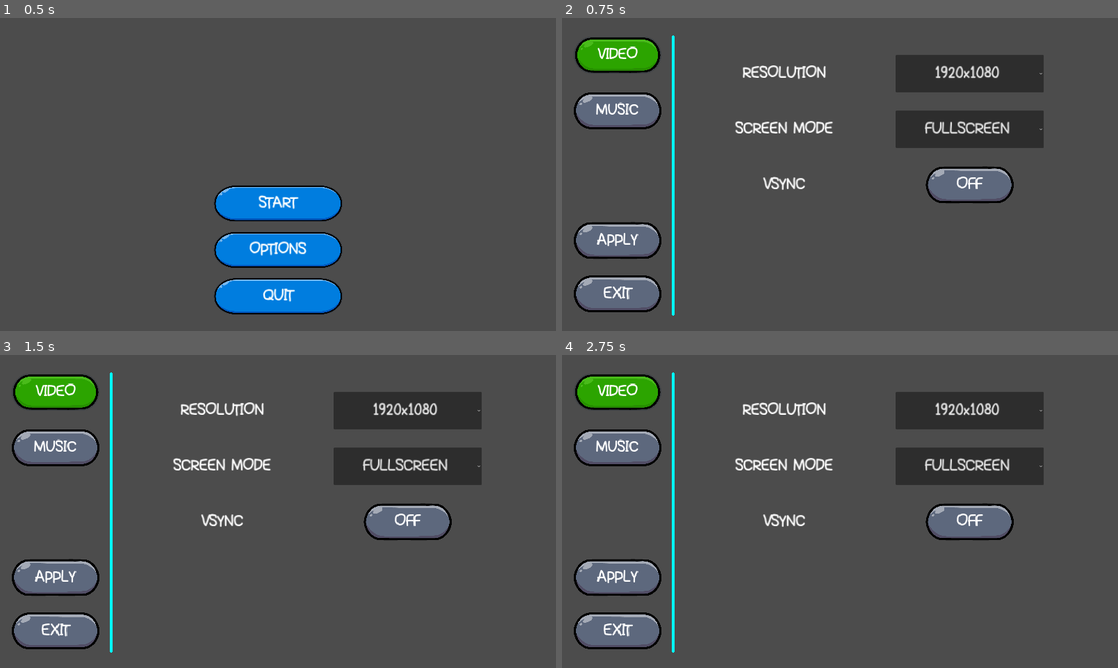
Above: before the commit, frames 1-4 (two rows, left to right).
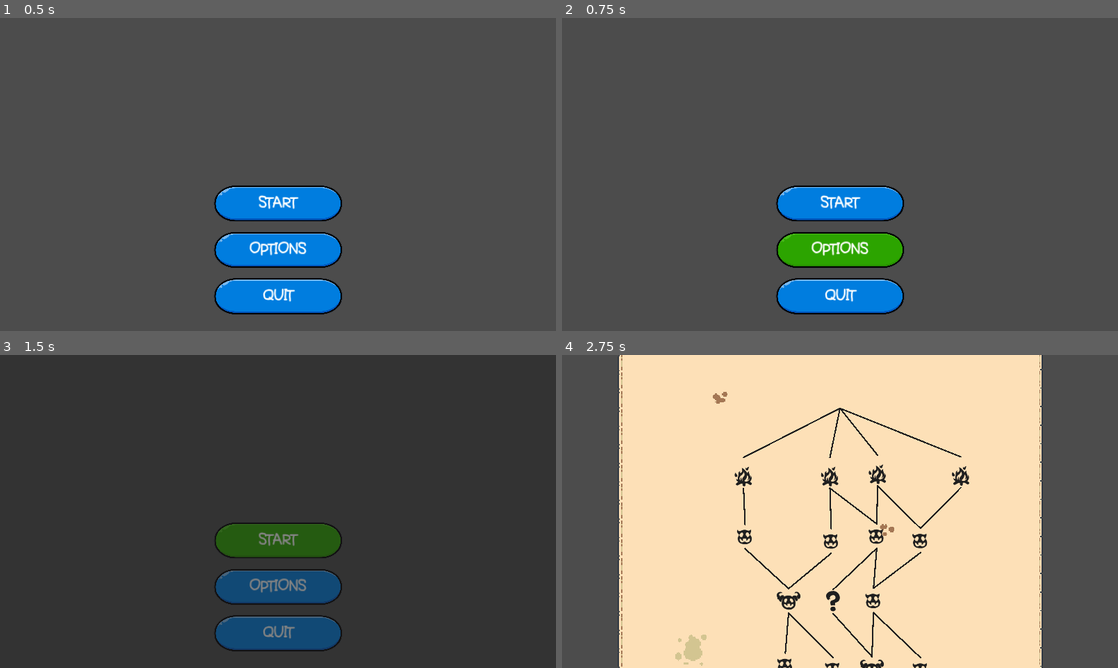
Above: after the commit, the same moments.

Repository: shortcakesweets/RhythmDeckBuilding
Game: Godot game, scene res://game_logic/main_menu/main_menu.tscn
Same seed, same stepped clock (60 frames per second), same inputs: the game is played once before the commit and once after it. Sound files missing from this copy of the repository are replaced by a short silence.
Inputs (mouse positions are in pixels of both pictures, inside the frame that each line leads up to):
- Up to frame 1 (0.5 s): no input
- Up to frame 2 (0.75 s): click "OPTIONS" at 0.5 s
- Up to frame 3 (1.5 s): click (278, 539) at 1.25 s, where only the run after the commit has a clickable "START"
- Up to frame 4 (2.75 s): click (617, 392) at 2 s, where only the run before the commit has a clickable "VIDEO"

Frame 1 is identical in both runs. In frame 2, 23% of the frame differs, in the area x 2-87%, y 5-96%; in frame 3, 94%, in the area x 0-100%, y 0-100%; in frame 4, 80%.

Commit message:
준비자세 bugfix

Diff:
--- a/project/card/card_functions/준비자세.gd
+++ b/project/card/card_functions/준비자세.gd
@@ -3,7 +3,7 @@
 
 static func on_use(arena : Node) -> void:
 	var character_data : CharacterData = arena.get_node("%Character").character_data
-	var buff : Buff = load("res://buff/임시_힘.tres").duplicate(true)
+	var buff : Buff = load("res://buff/tres/임시_힘.tres").duplicate(true)
 	buff.on_apply(arena, character_data, 3)
 
 	var deck_node := arena.get_node("%Deck")
--- a/project/game_logic/main_menu/main_menu.tscn
+++ b/project/game_logic/main_menu/main_menu.tscn
@@ -390,16 +390,14 @@
 [connection signal="pressed" from="Main/Start" to="." method="_on_start_pressed"]
 [connection signal="pressed" from="Main/Start" to="Options" method="_on_any_button_pressed"]
 [connection signal="pressed" from="Main/Options" to="Options" method="_on_any_button_pressed"]
-[connection signal="pressed" from="Main/Options" to="Options" method="_change_option_visibility" binds= [true]]
 [connection signal="pressed" from="Main/QuitGame" to="." method="_on_quit_game_pressed"]
 [connection signal="pressed" from="Main/QuitGame" to="Options" method="_on_any_button_pressed"]
 [connection signal="pressed" from="Options/SubOptions/Video" to="Options" method="_on_any_button_pressed"]
 [connection signal="toggled" from="Options/SubOptions/Video" to="Options" method="_on_video_toggled"]
 [connection signal="pressed" from="Options/SubOptions/Music" to="Options" method="_on_any_button_pressed"]
 [connection signal="toggled" from="Options/SubOptions/Music" to="Options" method="_on_music_toggled"]
+[connection signal="pressed" from="Options/SubOptions/Apply" to="Options" method="_on_any_button_pressed"]
 [connection signal="pressed" from="Options/SubOptions/Apply" to="Options" method="_on_apply_pressed"]
-[connection signal="pressed" from="Options/SubOptions/Apply" to="Options" method="_on_any_button_pressed"]
 [connection signal="pressed" from="Options/SubOptions/EXIT" to="Options" method="_on_any_button_pressed"]
-[connection signal="pressed" from="Options/SubOptions/EXIT" to="Options" method="_change_option_visibility" binds= [false]]
 [connection signal="pressed" from="Options/Video/VSync_Button" to="Options" method="_on_any_button_pressed"]
 [connection signal="toggled" from="Options/Video/VSync_Button" to="Options" method="_on_v_sync_button_toggled"]
